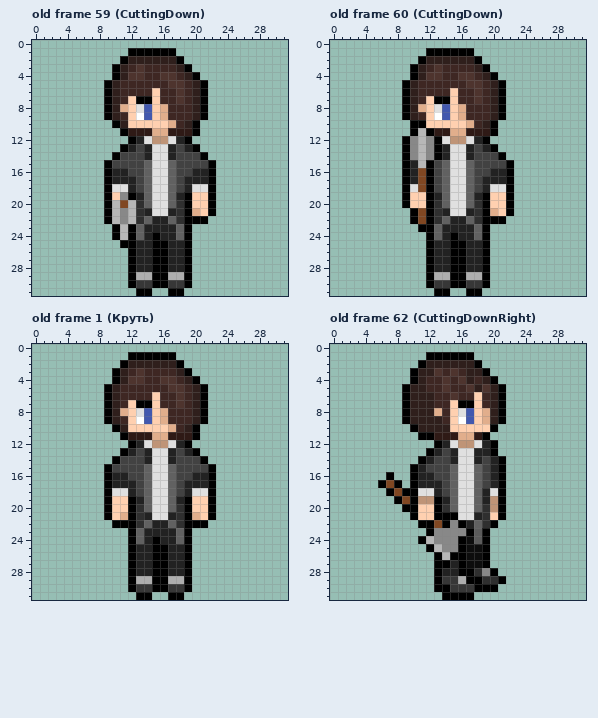
Pixel-art file -- resources/img/characters/MCanimate.aseprite. Above, as it was before the edit.
32x32 pixels, 73 frames. Colours within 5 levels of each other are drawn and written as one. Shown: old frame 59 (CuttingDown), old frame 60 (CuttingDown), old frame 1 (Круть), old frame 62 (CuttingDownRight). The commit also changed other frames, which this record leaves out.
And afterwards:
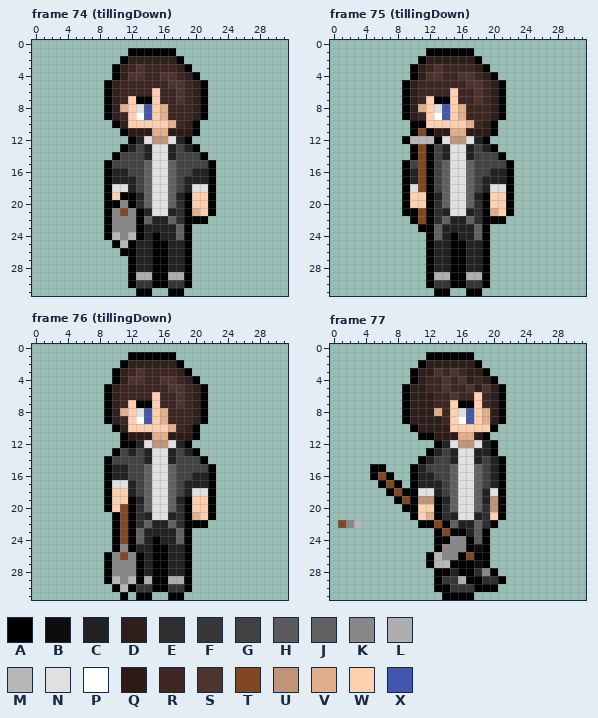
Palette (. is transparent): A #000000  B #0d0d0d  C #222222  D #2f1f1c  E #2f2f2f  F #373737  G #424242  H #5b5b5b  J #616161  K #888888  L #aeaeae  M #b7b7b7  N #e0e0e0  P #ffffff  Q #2f1a16  R #3e2723  S #4e342e  T #804722  U #bf9477  V #e1ae8c  W #ffd0b0  X #4258ae
A new or re-ordered frame is compared with the old frame closest to it.
Edits made:
frames 73 -> 80
Changed rows in their new state; - is an unchanged pixel.
Frame 74 (tillingDown) is new; against old frame 59 (CuttingDown):
first column x 9:
19 --A--
20 -AKA-
21 -KTKA
22 -K-KA
23 AKKKA
24 AMKMA
25 -AM--
26 --A--
Frame 75 (tillingDown) is new; against old frame 60 (CuttingDown):
first column x 9:
11 --T--
12 -M-M-
13 .ATAG
14 .ATAG
15 -GT--
first column x 9:
21 A
Frame 76 (tillingDown) is new; against old frame 1 (Круть):
first column x 9:
12 --A--
13 -AG--
14 AG---
15 -CC--
17 -NN--
18 -WW--
20 --T--
21 .AT--
22 --T--
23 -AT--
24 -AT--
25 -AK--
26 AKTKA
27 AKKKA
28 AKKKA
29 AMKMA
30 -AM--
31 --A--
Frame 77 is new; against old frame 62 (CuttingDownRight):
first column x 5:
15 AA
16 AT
first column x 1:
21 -----------V-EC---
22 TKM-----------JC--
23 -----------.ATAAC-
24 ----------..AA-KA-
25 -----------.A--KA-
26 -----------AMKK-TA
27 -----------AMMA-A-
28 -------------A----
